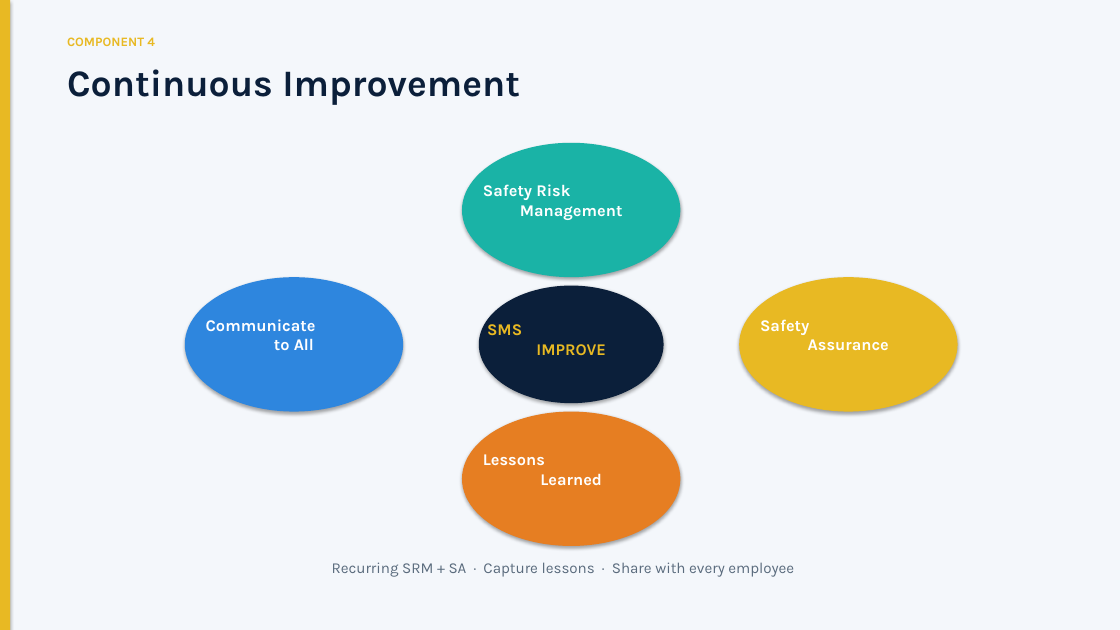
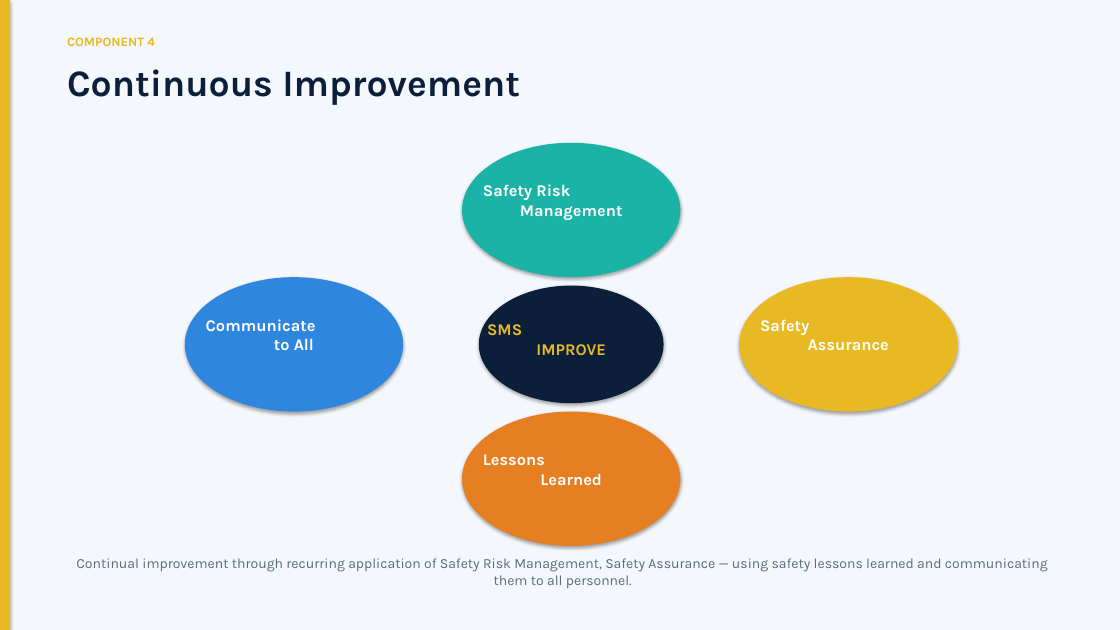
Before and after one commit to silly-beep/silly-beep, a slide deck: slide 18 of SMS_Management_Briefing.pptx. Drawn at 1120x630 pixels with LibreOffice and Linux fonts; fonts in the diff are those of the drawing. Boxes give left, top, right and bottom in pixels: in the first picture for what was removed or moved away, otherwise in the second. Text is boxed around its words. In the diff, an @@ line names an element or a change of style, - is before the commit and + after.

```diff
--- a/SMS_Management_Briefing.pptx
+++ b/SMS_Management_Briefing.pptx
@@ text at (x1=76, y1=558, x2=1048, y2=588): text changed; size 13 to 12 pt @@
-Recurring SRM + SA · Capture lessons · Share with every employee
+Continual improvement through recurring application of Safety Risk Management, Safety Assurance — using safety lessons learned and communicating them to all personnel.
```
Also in this commit, not shown: 15 other slides changed, 1 other file.
